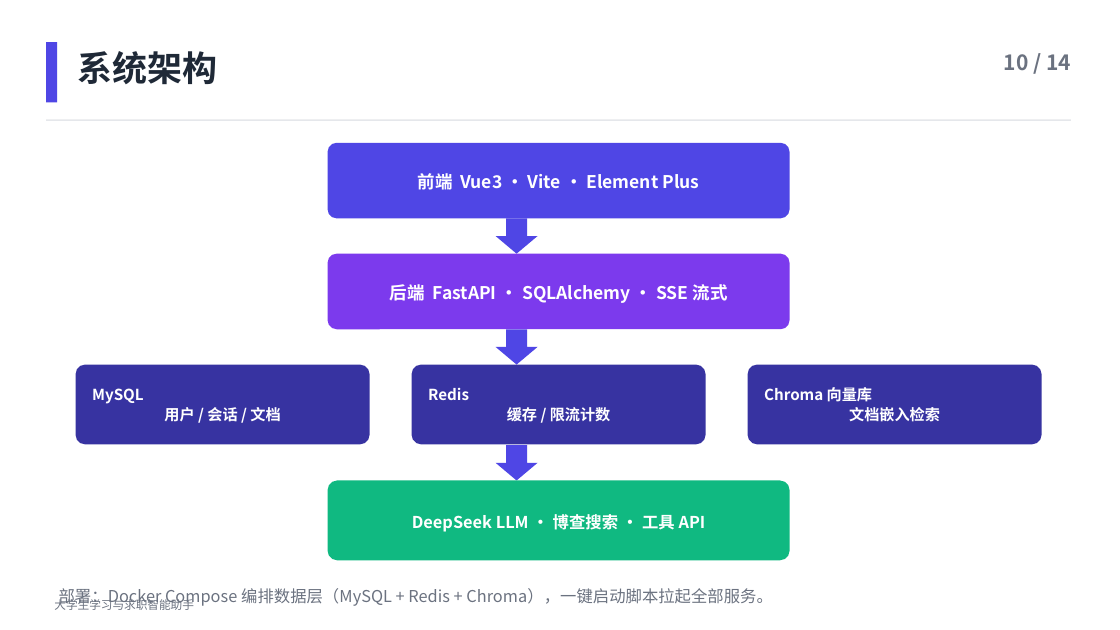
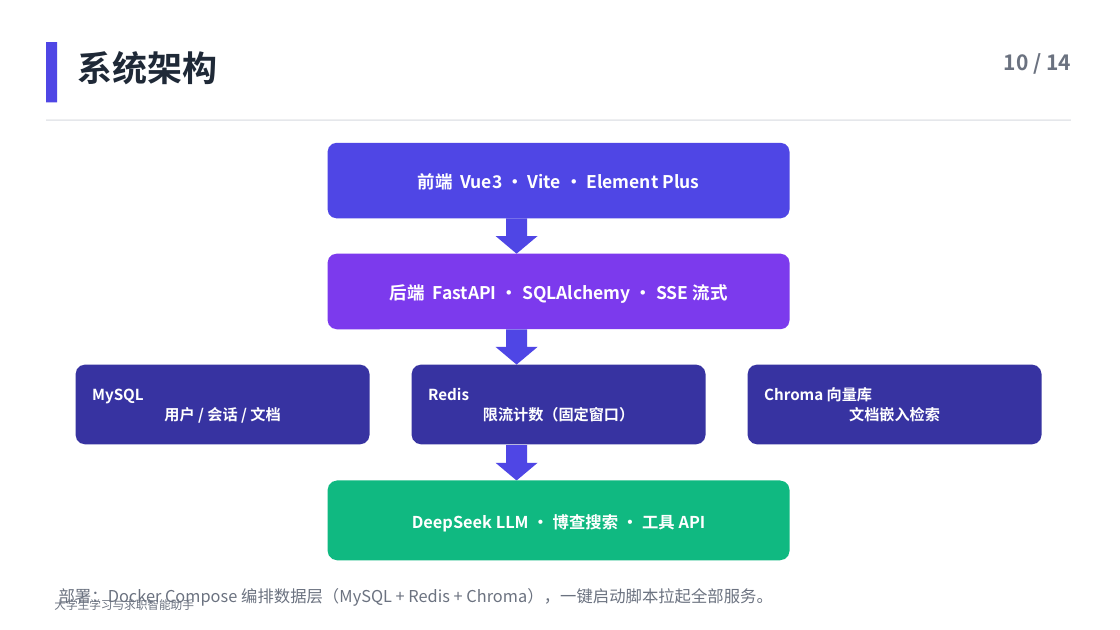
Before and after one commit to 33083/xx, a slide deck: slide 10 of 大学生学习与求职智能助手-介绍.pptx. Drawn at 1120x630 pixels with LibreOffice and Linux fonts; fonts in the diff are those of the drawing. Boxes give left, top, right and bottom in pixels: in the first picture for what was removed or moved away, otherwise in the second. Text is boxed around its words. In the diff, an @@ line names an element or a change of style, - is before the commit and + after.

Commit message:
docs: PPT 更新 Redis 限流相关描述

```diff
--- a/大学生学习与求职智能助手-介绍.pptx
+++ b/大学生学习与求职智能助手-介绍.pptx
@@ text at [428,388,634,422]: text changed @@
-Redis
-缓存 / 限流计数
+Redis
+限流计数（固定窗口）
```
Also in this commit, not shown: 2 other slides changed.
